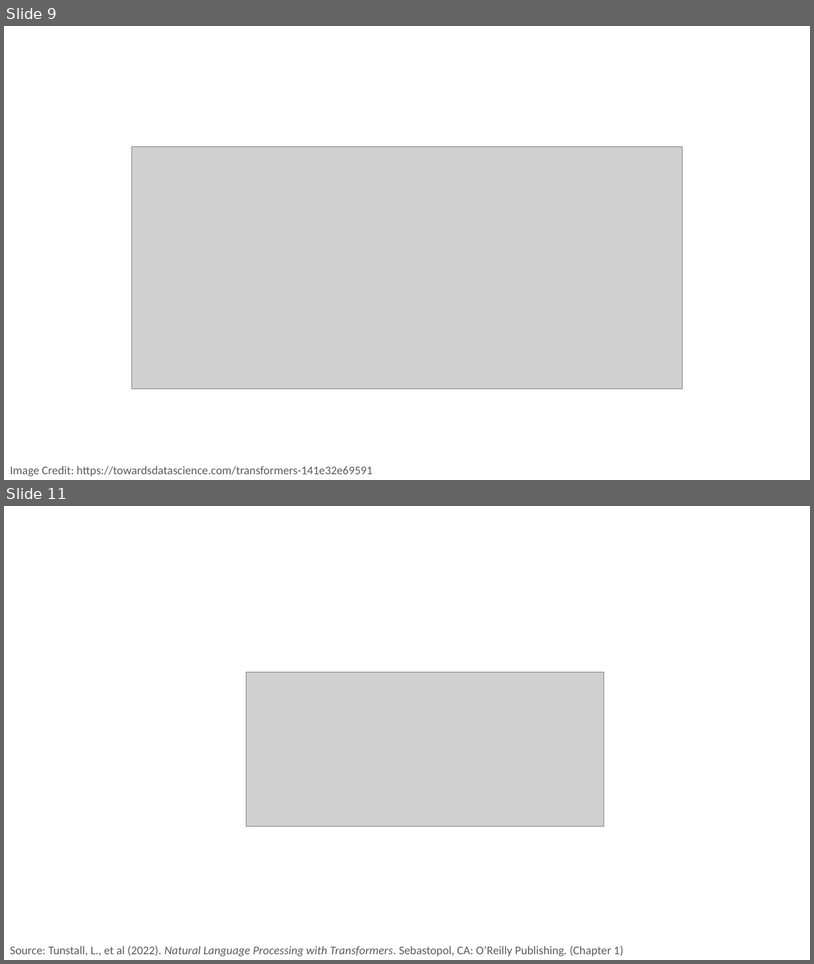
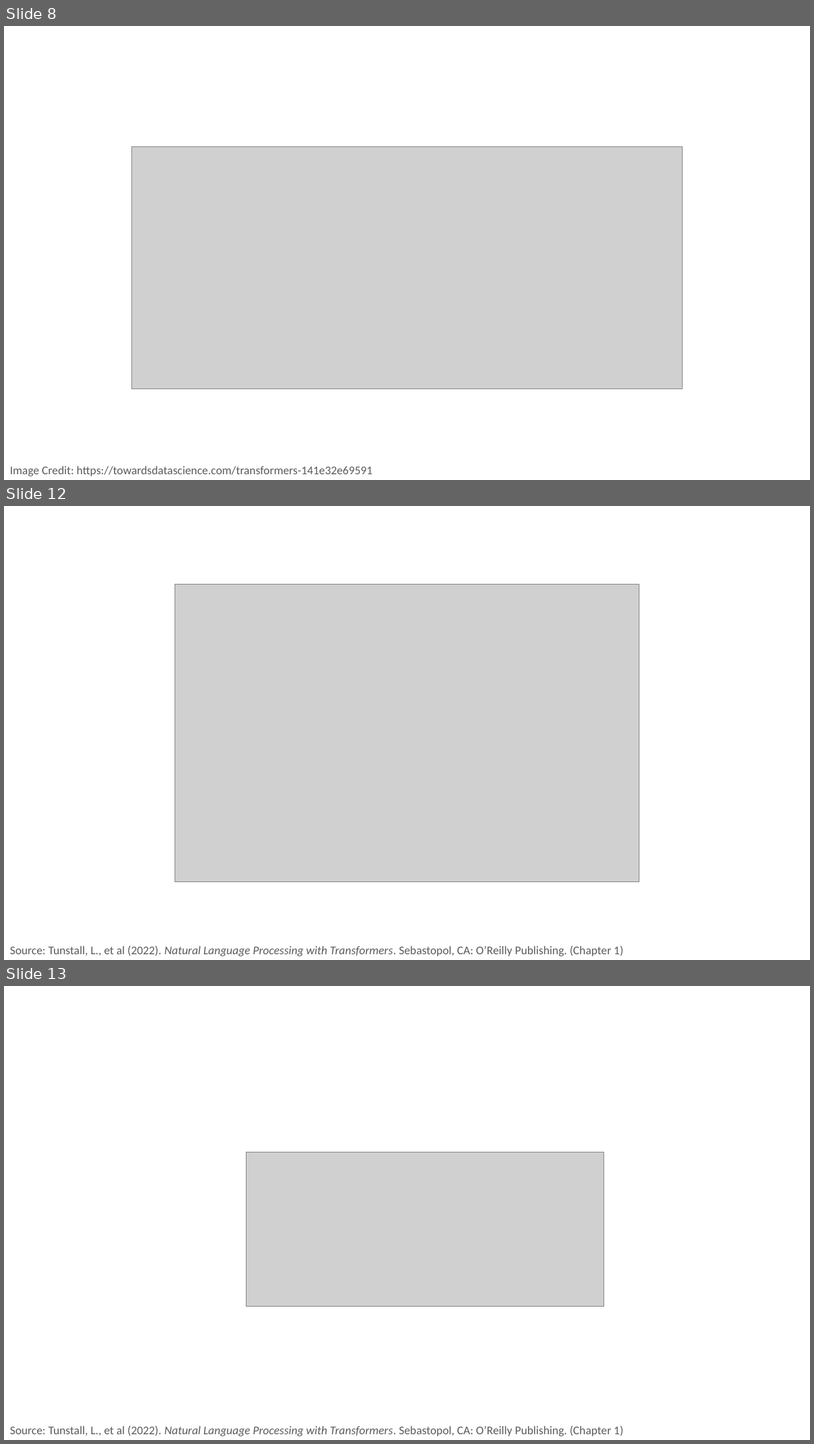
Before and after one commit to PracticumAI/transformers, a slide deck: presentations/02_transformers_attention.pptx. Shown one above the other, each under a label of ours: slides 9 and 11 before the commit, slides 8, 12 and 13 after it; the slides between them are not shown. The pictures are 814x964 and 814x1444 pixels, drawn with LibreOffice and Linux fonts; fonts in the diff are those of the drawing; grey boxes stand for pictures. Boxes give left, top, right and bottom in pixels: in the first picture for what was removed or moved away, otherwise in the second. Text is boxed around its words. In the diff, an @@ line names an element or a change of style, - is before the commit and + after.

```diff
--- a/presentations/02_transformers_attention.pptx
+++ b/presentations/02_transformers_attention.pptx
@@ slide 12 added at <box>4,506,810,960</box>, background #FFFFFF @@
@@ picture added at <box>175,584,639,882</box> @@
@@ text added at <box>10,945,623,956</box>, 14 pt, text #595959 @@
+Source: Tunstall, L., et al (2022). Natural Language Processing with Transformers. Sebastopol, CA: O’Reilly Publishing. (Chapter 1)
@@ what was slide 9 is now slide 8 @@
@@ what was slide 11 is now slide 13 @@
```
Also in this commit, not shown: 3 slides changed, 1 other slide added.
